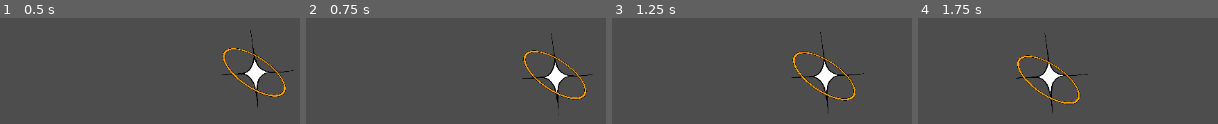
Above: before the commit, frames 1-4 (left to right).
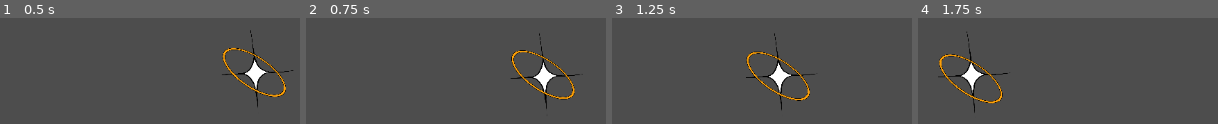
Above: after the commit, the same moments.

Repository: jaya-may/the25thhour
Game: Godot game, scene res://test_level.tscn
Two runs of this game, one before a commit and one after it. Both use one fixed random seed, a clock stepped at 60 frames per second and the inputs below.
Inputs:
- Up to frame 1 (0.5 s): no input
- Up to frame 2 (0.75 s): hold Right (Right) from 0.53 s (still down); tap F (Melee) at 0.6 s
- Up to frame 3 (1.25 s): keep holding Right (Right); tap Space (Jump) at 0.77 s
- Up to frame 4 (1.75 s): keep holding Right (Right); tap Shift (Dash) at 1.35 s; tap Space (Jump) at 1.52 s; tap F (Melee) at 1.55 s

Frame 1 is identical in both runs. In frame 2, 4.3% of the frame differs, in the area x 68-96%, y 14-86%; in frame 3, 4.9%; in frame 4, 5.0%, in the area x 6-57%, y 13-90%.

Commit message:
quick sanity push

Diff:
--- a/fragment.tscn
+++ b/fragment.tscn
@@ -1,23 +1,22 @@
-[gd_scene load_steps=5 format=3 uid="uid://d2lvreve3ab8u"]
+[gd_scene load_steps=6 format=3 uid="uid://d2lvreve3ab8u"]
 
 [ext_resource type="Script" path="res://fragment.gd" id="1_kgpsh"]
 [ext_resource type="PackedScene" uid="uid://cs6ds0iby2fvq" path="res://EnemyAssets/Fragment/FragmentSprite.tscn" id="2_wa2mw"]
 
-[sub_resource type="CircleShape2D" id="CircleShape2D_osmxf"]
-
 [sub_resource type="CircleShape2D" id="CircleShape2D_ufsy6"]
 
-[node name="Fragment" type="RigidBody2D"]
+[sub_resource type="CircleShape2D" id="CircleShape2D_8hitn"]
+
+[sub_resource type="CircleShape2D" id="CircleShape2D_ppe5s"]
+
+[node name="Fragment" type="RigidBody2D" groups=["Enemy"]]
 position = Vector2(1, 0)
-collision_layer = 0
-collision_mask = 0
+collision_layer = 8
+collision_mask = 8
 gravity_scale = 0.0
 script = ExtResource("1_kgpsh")
 
 [node name="FragmentSprite" parent="." instance=ExtResource("2_wa2mw")]
-
-[node name="CollisionShape2D" type="CollisionShape2D" parent="."]
-shape = SubResource("CircleShape2D_osmxf")
 
 [node name="VisibleOnScreenNotifier2D" type="VisibleOnScreenNotifier2D" parent="."]
 
@@ -28,3 +27,14 @@
 shape = SubResource("CircleShape2D_ufsy6")
 
 [node name="AudioStreamPlayer2D" type="AudioStreamPlayer2D" parent="."]
+
+[node name="Hurtbox" type="Area2D" parent="." groups=["Enemy"]]
+collision_layer = 128
+collision_mask = 64
+
+[node name="CollisionShape2D" type="CollisionShape2D" parent="Hurtbox" groups=["Enemy"]]
+scale = Vector2(3, 3)
+shape = SubResource("CircleShape2D_8hitn")
+
+[node name="CollisionShape2D" type="CollisionShape2D" parent="."]
+shape = SubResource("CircleShape2D_ppe5s")
--- a/player.gd
+++ b/player.gd
@@ -1,6 +1,8 @@
 extends CharacterBody2D
 
-enum CHAR_STATE {NORMAL,SLAM,DASH}
+@onready var hitbox = $Hitbox  # Reference to the Hitbox Area2D
+
+enum CHAR_STATE {NORMAL,SLAM,DASH,ATTACK}
 var cur_state = CHAR_STATE.NORMAL
 
 var hp = 100
@@ -9,14 +11,20 @@
 var melee_damage: float = -15.0
 var melee_range: float = 100.0
 var facing_angle = 1
+
+var currentMeleeHit = 0
+var meleeFinisher = false
+var delayBetweenHits = 1
+var comboTimer = 0
+
 
 #consts
 const SPEED = 300.0
 const JUMP_VELOCITY = -350.0
 const AIR_DECEL = 400
 const AIR_ACEL = 500
-const GROUND_DECEL = 1500
-const GROUND_ACEL = 200
+const GROUND_DECEL = 1900
+const GROUND_ACEL = 300
 const AIR_SPEED_CAP = 800
 const GROUND_SPEED_CAP = 120
 const TIME_TO_BHOP = 0.02
@@ -60,7 +68,6 @@
 
 func _process(delta: float):
 	# --- GET INPUT ---
-
 	direction = Vector2(Input.get_axis("Left", "Right"), 0)
 
 	if Input.is_action_just_pressed("Jump"):
@@ -76,16 +83,37 @@
 	if Input.is_action_just_pressed("Slam") && not is_on_floor():
 		slam_this_frame = true
 
-	if Input.is_action_just_pressed("Melee") and cur_state == CHAR_STATE.NORMAL:
+
+	if Input.is_action_just_pressed("Melee") && delayBetweenHits <= 0:
 		melee_attack()
 
+	# and more melee logic
+	if(delayBetweenHits > 0): delayBetweenHits-=delta
+	comboTimer-=delta
+	if comboTimer<0 && delayBetweenHits < 0:
+		cur_state = CHAR_STATE.NORMAL
+		currentMeleeHit = 0
+
 func _physics_process(delta: float) -> void:
+
+
+			# You can call methods on the enemy here, like body.hit(damage)
 	#print("Velocity: ", velocity)
 	#print("Prior vel: ", prior_vel)
 	#print(counter)
 	jumpBuffer -= delta  # Decrease jump buffer over time
 	dashCounter+=delta
 	justSlammedGround-=delta
+	if(cur_state== CHAR_STATE.ATTACK):
+		if not is_on_floor():
+			velocity.y += ProjectSettings.get("physics/2d/default_gravity") * delta
+
+		if is_on_floor():
+			velocity.x = move_toward(velocity.x, 0, GROUND_DECEL * delta)
+		else:
+			velocity.x = move_toward(velocity.x, 0, AIR_DECEL * delta)
+
+
 	if(cur_state == CHAR_STATE.NORMAL):
 		# --- GRAVITY AND SHIT ---
 
@@ -192,31 +220,34 @@
 	print("hp is now: ",hp)
 
 func melee_attack():
-	print("Player attacks!")
-
-	# Create a hitbox Area2D for melee attack
-	var attack_area = Area2D.new()
-	var shape = CollisionShape2D.new()
-	shape.shape = RectangleShape2D.new()
-	shape.shape.extents = Vector2(melee_range, 10)  # Small attack box
-	attack_area.add_child(shape)
-
-	# Enable monitoring
-	attack_area.monitoring = true
-	attack_area.collision_layer = 0  # Set to 0 so it doesn't interfere with physics
-	attack_area.collision_mask = 1  # Adjust this to match enemy collision layer
-
-	# Position the attack in front of the player
-	attack_area.global_position = global_position + Vector2(melee_range * sign(facing_angle), 0)
-	get_parent().add_child(attack_area)  # Add to the scene
-	await get_tree().process_frame
-
-	# Check for enemies and deal damage
-	print("we finna detect")
-	for body in attack_area.get_overlapping_bodies():
-		print("Detected body:", body.name)
-		if body.has_method("hit"):
-			body.hit(melee_damage)
-			print("Hit enemy:", body.name)
-
-	attack_area.queue_free()  # Remove the hitbox after checking
+
+	print(comboTimer)
+	print(delayBetweenHits)
+	print(currentMeleeHit)
+
+	cur_state = CHAR_STATE.ATTACK
+	print(currentMeleeHit)
+	if(currentMeleeHit==0):
+		#this is the start of a combo
+		comboTimer = 0.5
+
+	else:
+		comboTimer+=0.35
+
+	#throw out a hit
+	currentMeleeHit+=1
+	if(currentMeleeHit == 3):
+		meleeFinisher = true
+		currentMeleeHit = 0
+		delayBetweenHits =0.6
+		comboTimer=0
+
+	var overlapping_bodies = hitbox.get_overlapping_areas()
+	# Loop through each body and print its name (or do something else)
+	for body in overlapping_bodies:
+		print("Hitbox intersects with:", body.name)
+		if body.is_in_group("Enemy"):
+			delayBetweenHits+=0.1
+
+			print("This is an enemy!")
+	print("fucking stupid shit")
--- a/player.tscn
+++ b/player.tscn
@@ -1,8 +1,10 @@
-[gd_scene load_steps=3 format=3 uid="uid://b50dtn2oaxiey"]
+[gd_scene load_steps=4 format=3 uid="uid://b50dtn2oaxiey"]
 
 [ext_resource type="Script" path="res://player.gd" id="1_gdvfy"]
 
 [sub_resource type="CapsuleShape2D" id="CapsuleShape2D_ruog7"]
+
+[sub_resource type="RectangleShape2D" id="RectangleShape2D_xe1gb"]
 
 [node name="Player" type="CharacterBody2D" groups=["Player"]]
 position = Vector2(0, -1)
@@ -10,3 +12,11 @@
 
 [node name="CollisionShape2D" type="CollisionShape2D" parent="."]
 shape = SubResource("CapsuleShape2D_ruog7")
+
+[node name="Hitbox" type="Area2D" parent="."]
+collision_layer = 64
+collision_mask = 192
+
+[node name="CollisionShape2D" type="CollisionShape2D" parent="Hitbox"]
+scale = Vector2(2, 2)
+shape = SubResource("RectangleShape2D_xe1gb")
